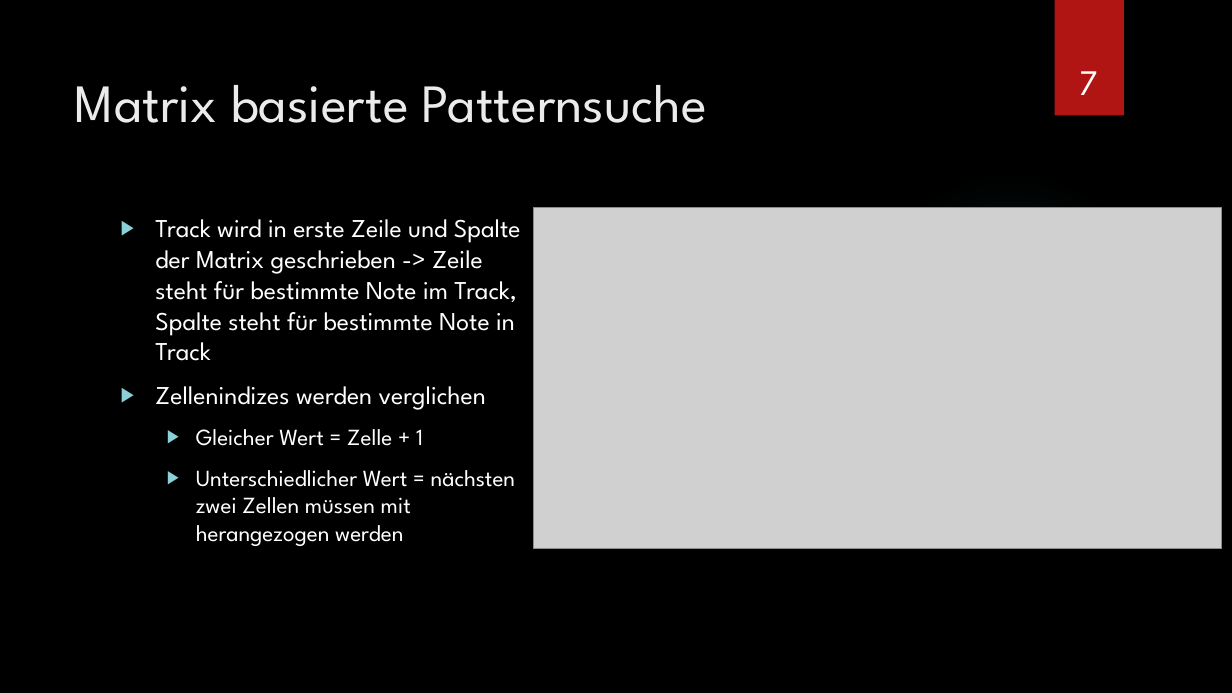
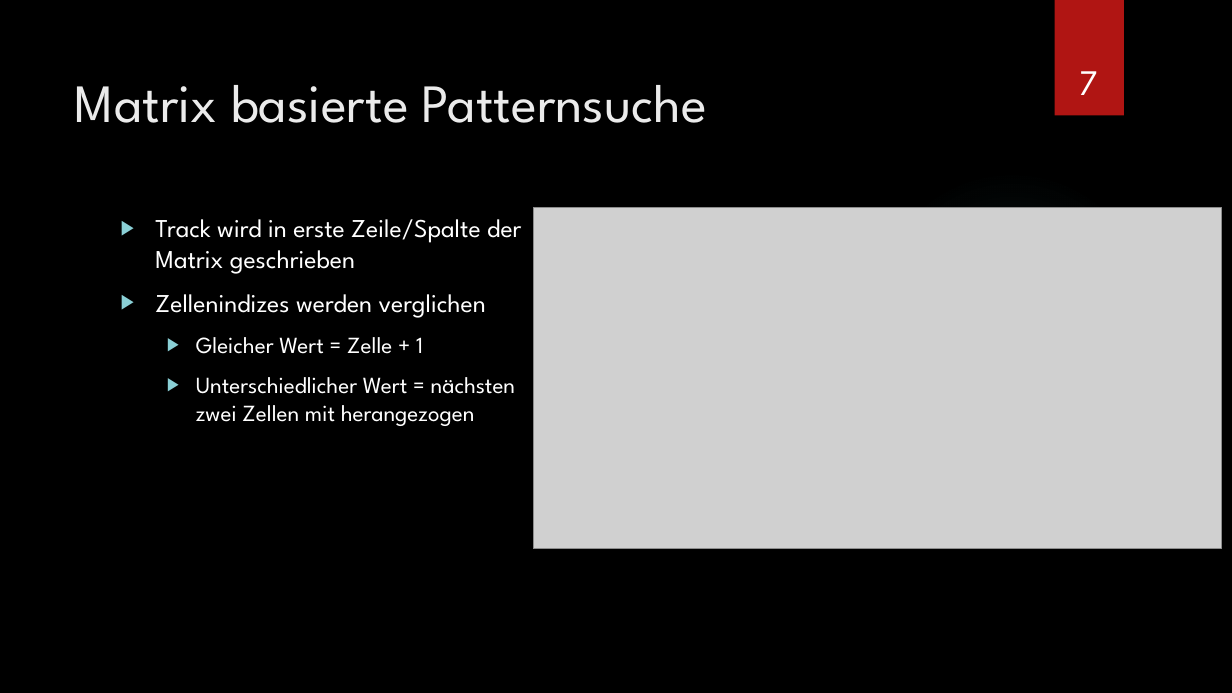
Before and after one commit to Hozeeben/Masterarbeit, a slide deck: slide 7 of Unterlagen/Masterseminar.pptx. Drawn at 1232x693 pixels with LibreOffice and Linux fonts; fonts in the diff are those of the drawing; grey boxes stand for pictures; background and template pictures are left out. Boxes give left, top, right and bottom in pixels: in the first picture for what was removed or moved away, otherwise in the second. Text is boxed around its words. In the diff, an @@ line names an element or a change of style, - is before the commit and + after.

```diff
--- a/Unterlagen/Masterseminar.pptx
+++ b/Unterlagen/Masterseminar.pptx
@@ text at (x1=155, y1=219, x2=521, y2=274): text changed @@
-▶ Track wird in erste Zeile und Spalte der Matrix geschrieben -> Zeile steht für bestimmte Note im Track, Spalte steht für bestimmte Note in Track
+▶ Track wird in erste Zeile/Spalte der Matrix geschrieben
@@ text at (x1=196, y1=377, x2=515, y2=426): text changed @@
-  ▶ Unterschiedlicher Wert = nächsten zwei Zellen müssen mit herangezogen werden
+  ▶ Unterschiedlicher Wert = nächsten zwei Zellen mit herangezogen
```
Also in this commit, not shown: 13 other slides changed, 1 slide removed.
